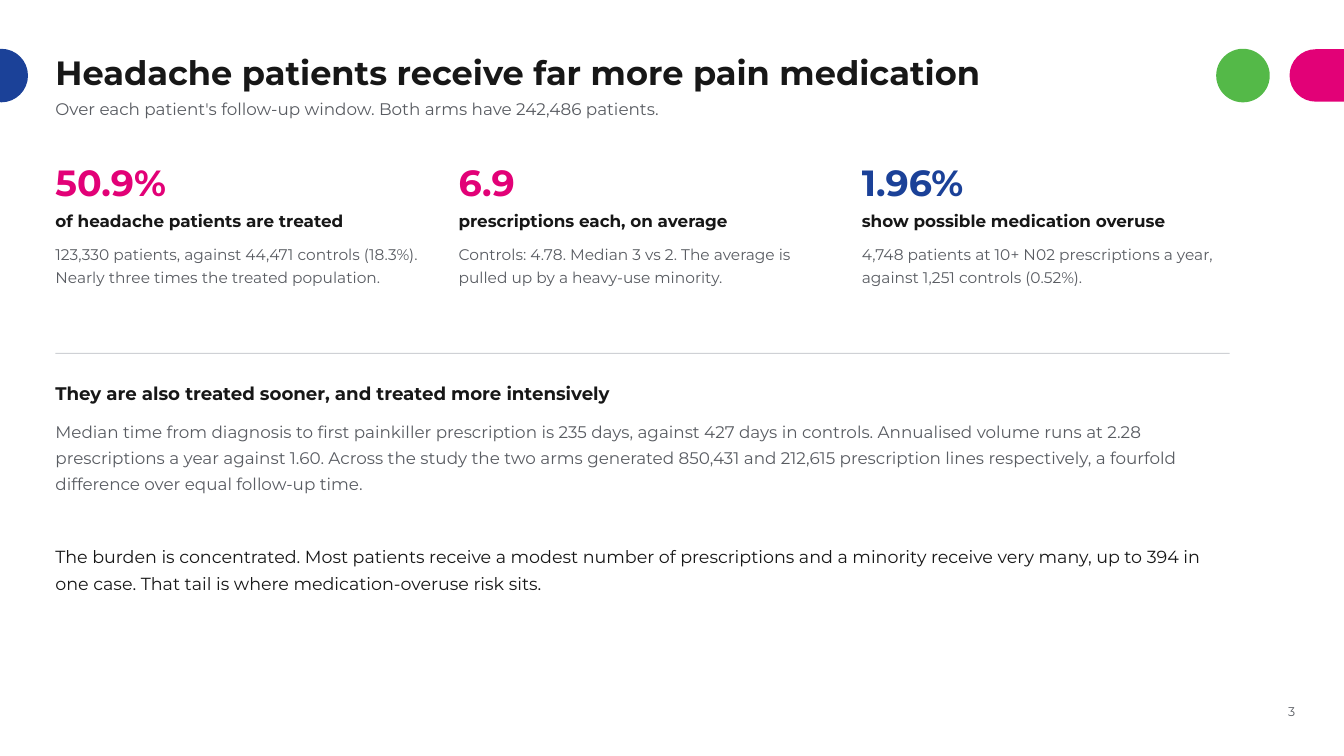
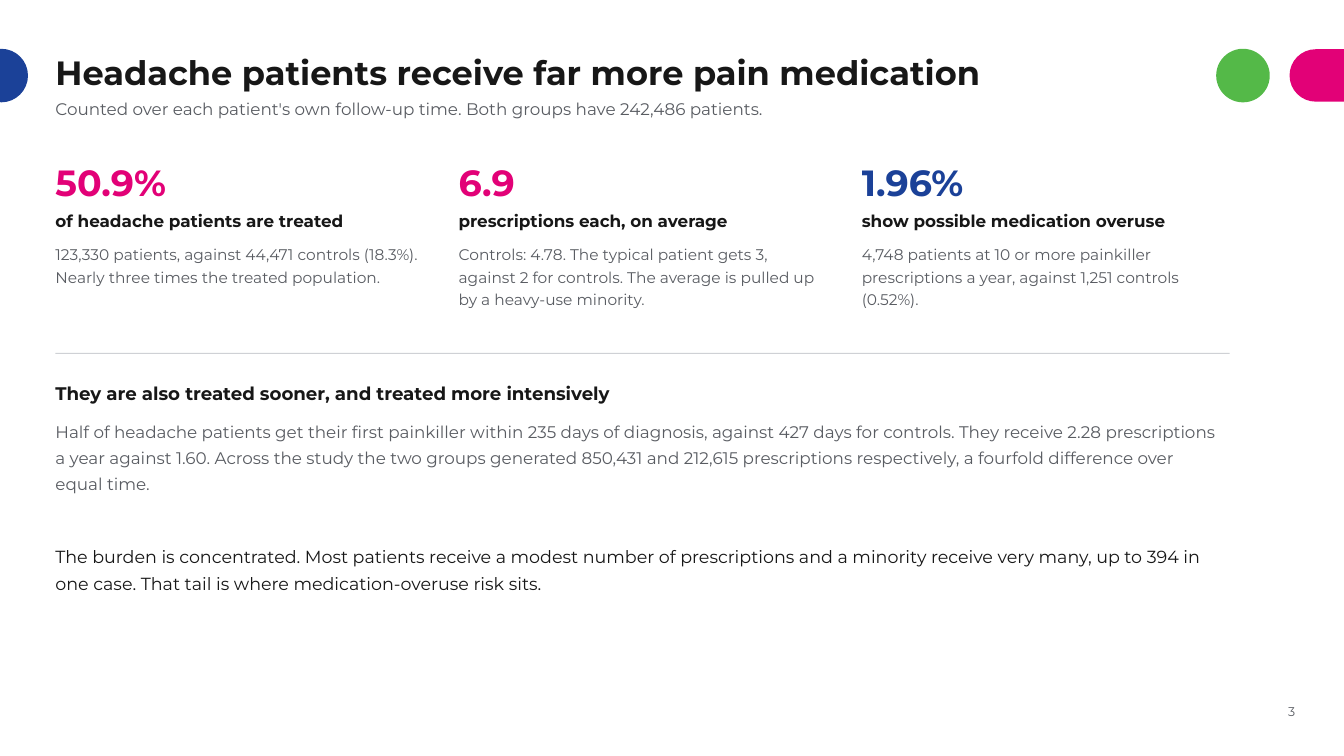
Before and after one commit to rj-irvine/de-migraine, a slide deck: slide 4 of documents/DE_Migraine_Treatment_Patterns_Summary.pptx. Drawn at 1344x756 pixels with LibreOffice and Linux fonts; fonts in the diff are those of the drawing. Boxes give left, top, right and bottom in pixels: in the first picture for what was removed or moved away, otherwise in the second. Text is boxed around its words. In the diff, an @@ line names an element or a change of style, - is before the commit and + after.

```diff
--- a/documents/DE_Migraine_Treatment_Patterns_Summary.pptx
+++ b/documents/DE_Migraine_Treatment_Patterns_Summary.pptx
@@ text at (x1=55, y1=102, x2=763, y2=119): text changed @@
-Over each patient's follow-up window. Both arms have 242,486 patients.
+Counted over each patient's own follow-up time. Both groups have 242,486 patients.
@@ text at (x1=459, y1=248, x2=814, y2=308): text changed @@
-Controls: 4.78. Median 3 vs 2. The average is pulled up by a heavy-use minority.
+Controls: 4.78. The typical patient gets 3, against 2 for controls. The average is pulled up by a heavy-use minority.
@@ text at (x1=862, y1=248, x2=1179, y2=308): text changed @@
-4,748 patients at 10+ N02 prescriptions a year, against 1,251 controls (0.52%).
+4,748 patients at 10 or more painkiller prescriptions a year, against 1,251 controls (0.52%).
@@ text at (x1=55, y1=425, x2=1216, y2=494): text changed @@
-Median time from diagnosis to first painkiller prescription is 235 days, against 427 days in controls. Annualised volume runs at 2.28 prescriptions a year against 1.60. Across the study the two arms generated 850,431 and 212,615 prescription lines respectively, a fourfold difference over equal follow-up time.
+Half of headache patients get their first painkiller within 235 days of diagnosis, against 427 days for controls. They receive 2.28 prescriptions a year against 1.60. Across the study the two groups generated 850,431 and 212,615 prescriptions respectively, a fourfold difference over equal time.
```
Also in this commit, not shown: 3 other slides changed, 2 other files.
